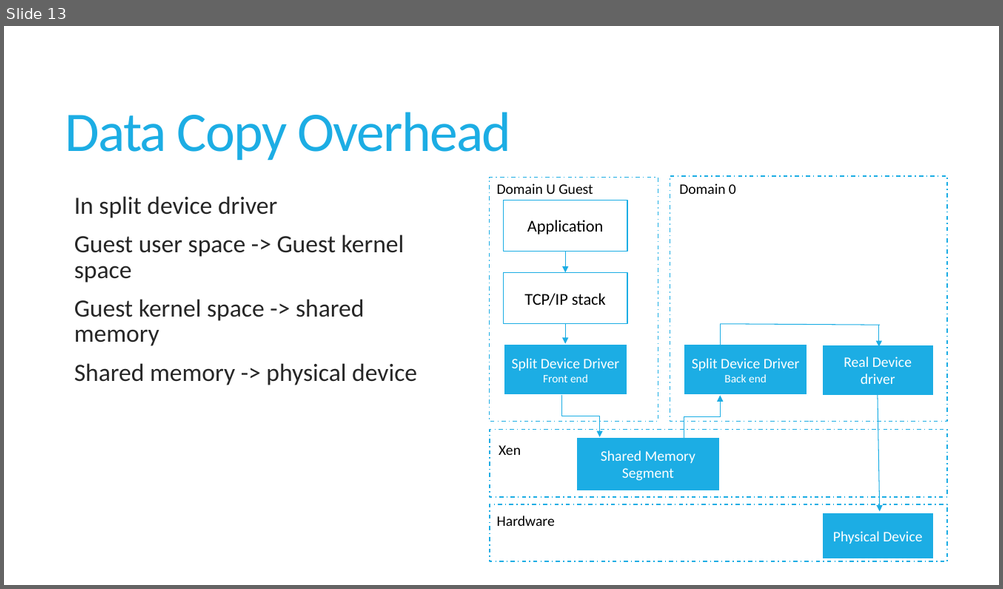
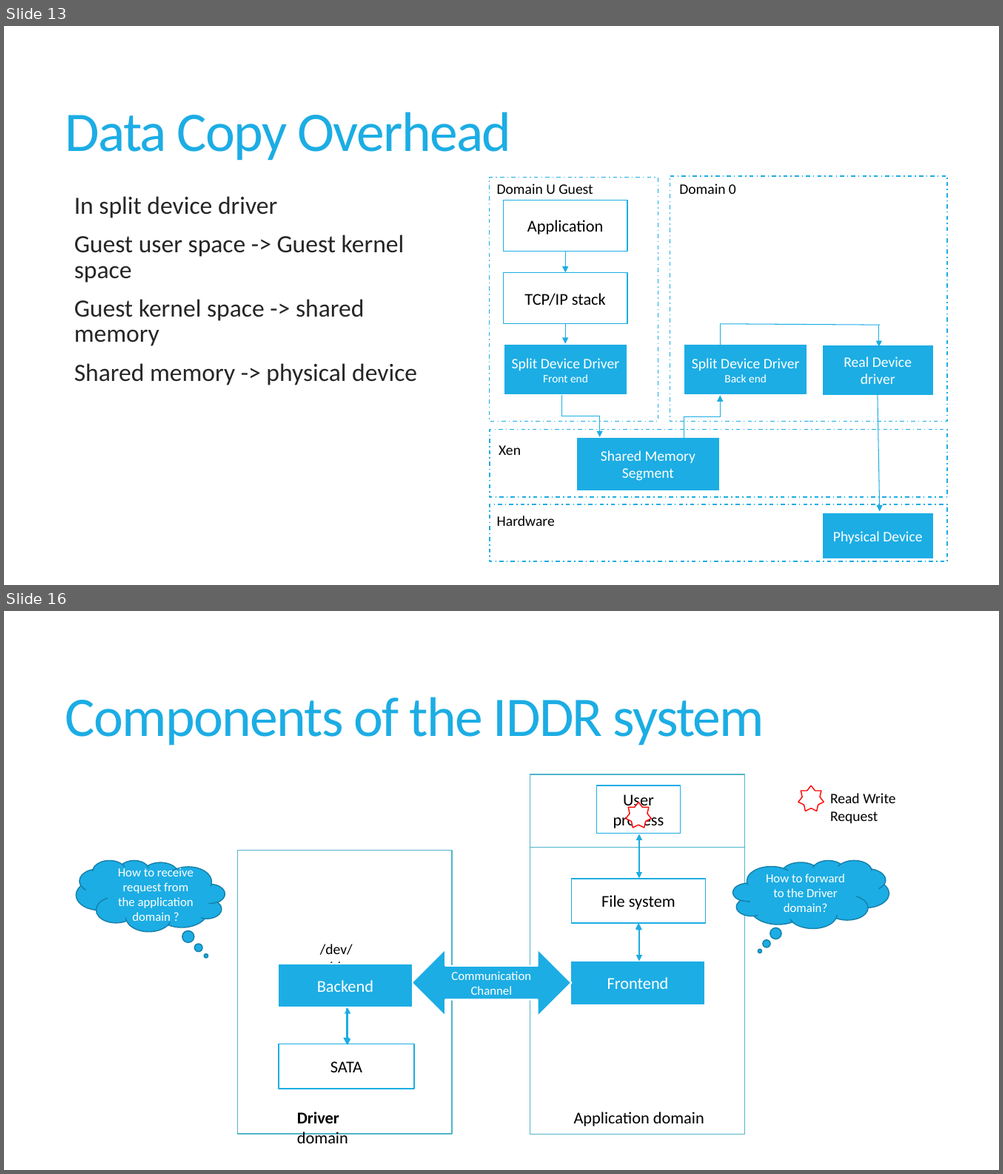
Before and after one commit to sushirol/Isolated-Driver-Domain, a slide deck: doc/presentation/IDDR.pptx. Shown one above the other, each under a label of ours: slide 13 before the commit, slides 13 and 16 after it; the slides between them are not shown. The pictures are 1003x589 and 1003x1174 pixels, drawn with LibreOffice and Linux fonts; fonts in the diff are those of the drawing. Boxes give left, top, right and bottom in pixels: in the first picture for what was removed or moved away, otherwise in the second. Text is boxed around its words. In the diff, an @@ line names an element or a change of style, - is before the commit and + after.

```diff
--- a/doc/presentation/IDDR.pptx
+++ b/doc/presentation/IDDR.pptx
@@ slide 16 added at bbox=[4, 611, 999, 1170], background #FFFFFF @@
@@ title added at bbox=[65, 697, 764, 746], 54 pt, text #1CADE4 @@
+Components of the IDDR system
@@ rectangle added at bbox=[530, 775, 744, 1134], fill #FFFFFF, outline #50B4C8 1 pt @@
@@ rectangle added at bbox=[597, 786, 680, 833], fill #FFFFFF, outline #1CADE4 1 pt, 16 pt, text #000000 @@
+User process
@@ star added at bbox=[798, 786, 823, 811], fill #FFFFFF, outline #FF0000 1 pt @@
@@ star added at bbox=[626, 802, 651, 827], fill #FFFFFF, outline #FF0000 1 pt @@
@@ text added at bbox=[830, 793, 895, 823], 14 pt, text #000000 @@
+Read Write Request
@@ rectangle added at bbox=[238, 851, 452, 1134], fill #FFFFFF, outline #50B4C8 1 pt @@
@@ line added from (530, 848) to (745, 848), #50B4C8 0.75 pt @@
@@ double arrow added from (639, 834) to (639, 879), #1CADE4 1.5 pt @@
@@ thought cloud added at bbox=[77, 861, 225, 933], fill #1CADE4, outline #1580A9 1 pt, 12 pt, text #FFFFFF @@
+How to receive request from the application domain ?
@@ thought cloud added at bbox=[733, 861, 889, 929], fill #1CADE4, outline #1580A9 1 pt, 12 pt, text #FFFFFF @@
+How to forward to the Driver domain?
@@ rectangle added at bbox=[571, 879, 706, 923], fill #FFFFFF, outline #1CADE4 1 pt, 16 pt, text #000000 @@
+File system
@@ elbow double arrow added from (638, 923) to (347, 1045), #1CADE4 0.75 pt @@
@@ double arrow added from (639, 924) to (639, 962), #1CADE4 1.5 pt @@
@@ rectangle added at bbox=[278, 964, 412, 1008], fill #1CADE4, outline #FFFFFF 1.5 pt, 16 pt, text #FFFFFF @@
+Backend
@@ text added at bbox=[320, 944, 353, 965], 14 pt, text #000000 @@
+/dev/sdd
@@ left right arrow added at bbox=[412, 949, 571, 1017], fill #1CADE4, outline #FFFFFF 1.5 pt, 12 pt, text #FFFFFF @@
+Communication Channel
@@ rectangle added at bbox=[570, 961, 705, 1005], fill #1CADE4, outline #FFFFFF 1.5 pt, 16 pt, text #FFFFFF @@
+Frontend
@@ double arrow added from (348, 1008) to (348, 1045), #1CADE4 1.5 pt @@
@@ rectangle added at bbox=[279, 1045, 415, 1089], fill #FFFFFF, outline #1CADE4 1 pt, 16 pt, text #000000 @@
+SATA
@@ text added at bbox=[297, 1112, 348, 1144], 16 pt, text #000000, bold @@
+Driver domain
@@ text added at bbox=[574, 1112, 704, 1127], 16 pt, text #000000 @@
+Application domain
```
Also in this commit, not shown: 2 slides changed, 16 other slides added.
